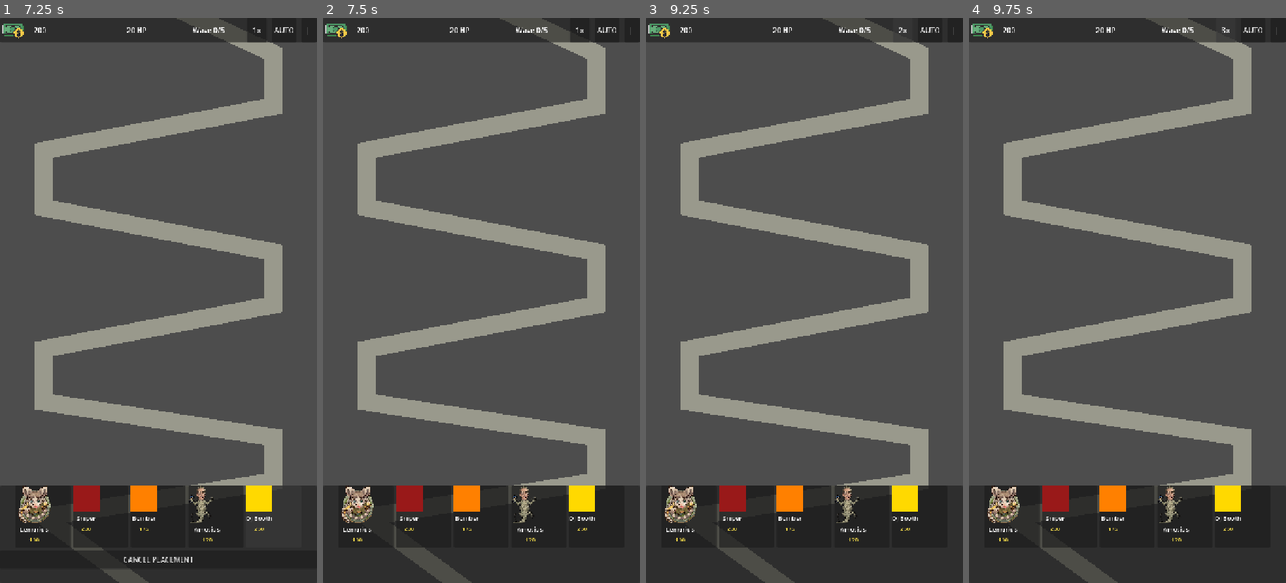
Above: before the commit, frames 1-4 (left to right).
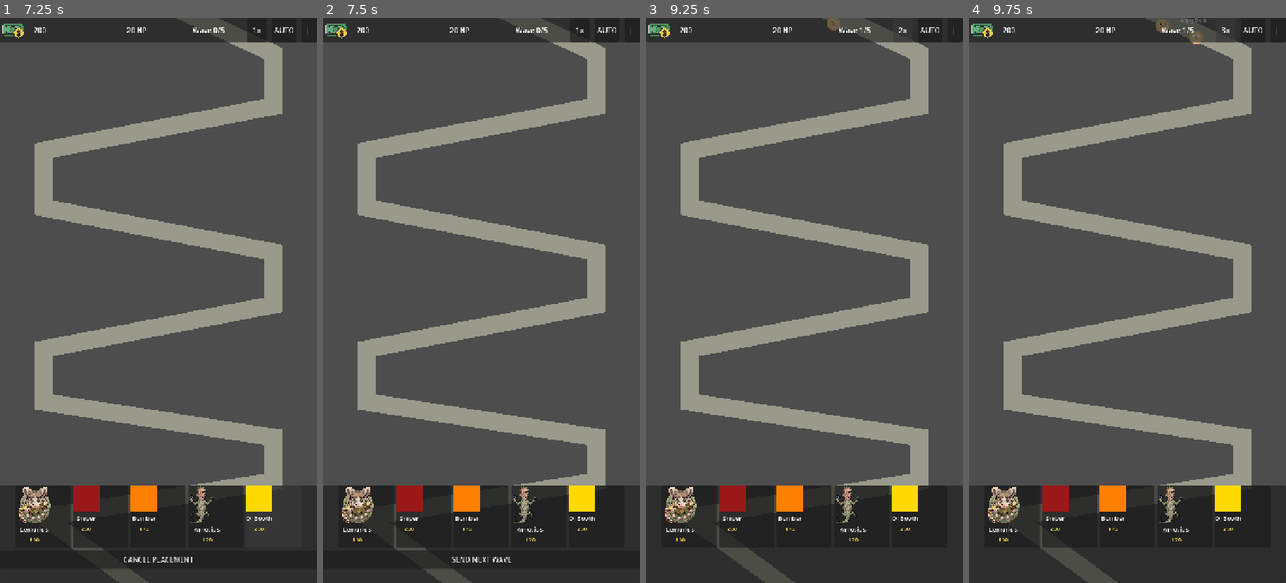
Above: after the commit, the same moments.

Repository: jgschobel/Tower-Defense-Game
Game: Godot game, scene res://scenes/ui/main_menu.tscn
Two runs of this game, one before a commit and one after it. Both use one fixed random seed, a clock stepped at 60 frames per second and the inputs below. The engine's default icon, where the game draws it, is replaced by a stand-in: a white triangle on a blue panel in a dark square.
Inputs (mouse positions are in pixels of both pictures, inside the frame that each line leads up to):
- Up to frame 1 (7.25 s): click "START RAUBZUG" at 0.5 s; click "Migros Affoltern - Aisle of D…" at 1.25 s; click "Skip..." at 2 s; click "LOS GEHT'S!" at 2.75 s; click (44, 515) at 3.52 s; click (101, 515) at 4.27 s; click (158, 515) at 5.02 s; click (215, 515) at 5.77 s; click (272, 515) at 6.52 s
- Up to frame 2 (7.5 s): click "CANCEL PLACEMENT" at 7.25 s
- Up to frame 3 (9.25 s): click (804, 560) at 8 s, where only the run after the commit has a clickable "SEND NEXT WAVE"; click "1x" at 8.75 s
- Up to frame 4 (9.75 s): click "2x" at 9.5 s

Frame 1 is identical in both runs. In frame 2, 0.4% of the frame differs, in the area x 23-60%, y 94-98%; in frame 3, less than 0.1%; in frame 4, 0.2%.

Commit message:
Fix wave button, food-shaped enemies, story screen flow
- SEND NEXT WAVE button now properly restores after tower placement
- set_placing(false) correctly shows wave button and hides cancel
- Story screen uses proper scene change (change_scene_to_file)
- Enemies now draw as actual food shapes:
  - Angry Brötli: golden bread roll with cross and angry eyes
  - Turbo Toblerone: triangular chocolate with eyes
  - Beefy Cervelat: thick sausage shape with skin lines
  - Dr. Rivella: red bottle with healing cross
  - Fliegende Fondue: round pot with cheese drips and steam
  - Der M-Teufel: big orange circle with horns, white M, evil red eyes
- Each enemy shows its name label above
- Slow/damage visual effects work with drawn enemies (node modulate)
- Removed AI generator files

Co-Authored-By: Claude Opus 4.6 (1M context) <noreply@anthropic.com>

Diff:
--- a/scripts/enemies/base_enemy.gd
+++ b/scripts/enemies/base_enemy.gd
@@ -54,8 +54,7 @@
 		if slow_timer <= 0.0:
 			slow_factor = 1.0
 			# Reset tint when slow wears off
-			if sprite:
-				sprite.modulate = _get_base_color()
+			modulate = Color.WHITE
 
 	# Move along path
 	var speed := move_speed * slow_factor
@@ -76,12 +75,11 @@
 	var actual_damage := maxf(1.0, amount - armor)
 	health -= actual_damage
 
-	# Flash white on hit, then restore to slow tint or base color
-	if sprite:
-		sprite.modulate = Color.WHITE
-		var tween := create_tween()
-		var restore_color := Color(0.6, 0.7, 1.0) if slow_factor < 1.0 else _get_base_color()
-		tween.tween_property(sprite, "modulate", restore_color, 0.15)
+	# Flash white on hit, then restore
+	modulate = Color(2.0, 2.0, 2.0)  # bright flash
+	var tween := create_tween()
+	var restore_color := Color(0.6, 0.7, 1.0) if slow_factor < 1.0 else Color.WHITE
+	tween.tween_property(self, "modulate", restore_color, 0.15)
 
 	if health <= 0.0:
 		die()
@@ -90,9 +88,8 @@
 func apply_slow(factor: float, duration: float) -> void:
 	slow_factor = factor
 	slow_timer = duration
-	# Tint blue-ish when slowed
-	if sprite:
-		sprite.modulate = Color(0.6, 0.7, 1.0, 1.0)
+	# Tint blue-ish when slowed (whole node including drawn shapes)
+	modulate = Color(0.6, 0.7, 1.0, 1.0)
 
 
 func show_hit_reaction() -> void:
@@ -158,10 +155,118 @@
 		sprite.texture = data.custom_texture
 		return
 
-	# Fallback: tint the default sprite
-	sprite.modulate = _get_base_color()
+	# Hide the default icon sprite — we draw food shapes instead
+	sprite.visible = false
+
+	# Add a name label
 	if data:
-		sprite.scale = Vector2.ONE * data.scale_factor
+		var label := Label.new()
+		label.text = data.display_name
+		label.add_theme_font_size_override("font_size", 10)
+		label.add_theme_color_override("font_color", Color.WHITE)
+		label.horizontal_alignment = HORIZONTAL_ALIGNMENT_CENTER
+		label.position = Vector2(-35, -45)
+		add_child(label)
+
+	queue_redraw()
+
+
+func _draw() -> void:
+	if not data:
+		# Fallback circle
+		draw_circle(Vector2.ZERO, 15.0, Color.RED)
+		return
+
+	if sprite and sprite.visible:
+		return  # Using a real texture, don't draw
+
+	var s := data.scale_factor
+	var c := data.base_color
+
+	match data.id:
+		"basic":
+			# Brötli (bread roll) - round golden bun
+			draw_circle(Vector2.ZERO, 16.0 * s, c)
+			draw_circle(Vector2.ZERO, 12.0 * s, Color(0.9, 0.78, 0.55))
+			# Cross on top
+			draw_line(Vector2(-6, -6) * s, Vector2(6, 6) * s, Color(0.7, 0.55, 0.3), 2.0)
+			draw_line(Vector2(6, -6) * s, Vector2(-6, 6) * s, Color(0.7, 0.55, 0.3), 2.0)
+			# Angry eyes
+			draw_circle(Vector2(-5, -3) * s, 2.5, Color.WHITE)
+			draw_circle(Vector2(5, -3) * s, 2.5, Color.WHITE)
+			draw_circle(Vector2(-5, -3) * s, 1.2, Color.BLACK)
+			draw_circle(Vector2(5, -3) * s, 1.2, Color.BLACK)
+		"fast":
+			# Toblerone - triangular chocolate bar
+			var tri := PackedVector2Array([
+				Vector2(0, -18) * s,
+				Vector2(-12, 12) * s,
+				Vector2(12, 12) * s,
+			])
+			draw_colored_polygon(tri, c)
+			draw_colored_polygon(tri, Color(0.65, 0.4, 0.2), PackedVector2Array(), null)
+			# Eyes
+			draw_circle(Vector2(-4, 0) * s, 2.0, Color.WHITE)
+			draw_circle(Vector2(4, 0) * s, 2.0, Color.WHITE)
+			draw_circle(Vector2(-4, 0) * s, 1.0, Color.BLACK)
+			draw_circle(Vector2(4, 0) * s, 1.0, Color.BLACK)
+		"tank":
+			# Cervelat (sausage) - thick oval
+			var rect := Rect2(Vector2(-22, -10) * s, Vector2(44, 20) * s)
+			draw_rect(rect, c, true)
+			# Rounded ends
+			draw_circle(Vector2(-22, 0) * s, 10.0 * s, c)
+			draw_circle(Vector2(22, 0) * s, 10.0 * s, c)
+			# Skin lines
+			draw_line(Vector2(-10, -8) * s, Vector2(-10, 8) * s, Color(0.6, 0.35, 0.25), 1.5)
+			draw_line(Vector2(10, -8) * s, Vector2(10, 8) * s, Color(0.6, 0.35, 0.25), 1.5)
+			# Angry face
+			draw_circle(Vector2(-5, -2) * s, 2.5, Color.WHITE)
+			draw_circle(Vector2(5, -2) * s, 2.5, Color.WHITE)
+			draw_circle(Vector2(-5, -2) * s, 1.2, Color.BLACK)
+			draw_circle(Vector2(5, -2) * s, 1.2, Color.BLACK)
+		"healer":
+			# Rivella bottle - red bottle shape
+			draw_rect(Rect2(Vector2(-8, -15) * s, Vector2(16, 30) * s), c, true)
+			draw_rect(Rect2(Vector2(-5, -22) * s, Vector2(10, 8) * s), Color(0.8, 0.15, 0.15), true)
+			# Label
+			draw_rect(Rect2(Vector2(-6, -5) * s, Vector2(12, 10) * s), Color.WHITE, true)
+			# Plus sign (healing)
+			draw_line(Vector2(0, -3) * s, Vector2(0, 3) * s, Color.RED, 2.0)
+			draw_line(Vector2(-3, 0) * s, Vector2(3, 0) * s, Color.RED, 2.0)
+		"flying":
+			# Fondue pot - round pot with cheese dripping
+			draw_circle(Vector2.ZERO, 14.0 * s, c)
+			draw_rect(Rect2(Vector2(-16, -4) * s, Vector2(32, 12) * s), Color(0.4, 0.35, 0.3), true)
+			# Cheese drips
+			draw_circle(Vector2(-8, 10) * s, 4.0 * s, Color(1, 0.9, 0.4))
+			draw_circle(Vector2(6, 12) * s, 3.0 * s, Color(1, 0.9, 0.4))
+			# Steam
+			draw_line(Vector2(-5, -14) * s, Vector2(-7, -22) * s, Color(1, 1, 1, 0.4), 1.5)
+			draw_line(Vector2(5, -14) * s, Vector2(7, -22) * s, Color(1, 1, 1, 0.4), 1.5)
+		"boss":
+			# M-Teufel - big orange M with horns
+			draw_circle(Vector2.ZERO, 25.0 * s, c)
+			# Horns
+			draw_line(Vector2(-12, -20) * s, Vector2(-18, -35) * s, Color(0.8, 0.2, 0), 4.0)
+			draw_line(Vector2(12, -20) * s, Vector2(18, -35) * s, Color(0.8, 0.2, 0), 4.0)
+			# M letter
+			draw_line(Vector2(-10, 8) * s, Vector2(-10, -5) * s, Color.WHITE, 3.0)
+			draw_line(Vector2(-10, -5) * s, Vector2(0, 3) * s, Color.WHITE, 3.0)
+			draw_line(Vector2(0, 3) * s, Vector2(10, -5) * s, Color.WHITE, 3.0)
+			draw_line(Vector2(10, -5) * s, Vector2(10, 8) * s, Color.WHITE, 3.0)
+			# Evil eyes
+			draw_circle(Vector2(-8, -8) * s, 4.0, Color(1, 1, 0))
+			draw_circle(Vector2(8, -8) * s, 4.0, Color(1, 1, 0))
+			draw_circle(Vector2(-8, -8) * s, 2.0, Color.RED)
+			draw_circle(Vector2(8, -8) * s, 2.0, Color.RED)
+		_:
+			# Unknown enemy - generic colored circle
+			draw_circle(Vector2.ZERO, 15.0 * s, c)
+			draw_circle(Vector2(-4, -3), 2.0, Color.WHITE)
+			draw_circle(Vector2(4, -3), 2.0, Color.WHITE)
+			draw_circle(Vector2(-4, -3), 1.0, Color.BLACK)
+			draw_circle(Vector2(4, -3), 1.0, Color.BLACK)
 
 
 func _get_base_color() -> Color:
--- a/scripts/ui/hud.gd
+++ b/scripts/ui/hud.gd
@@ -107,6 +107,10 @@
 	cancel_button.visible = placing
 	if placing:
 		next_wave_button.visible = false
+	else:
+		# Restore the wave button when done placing
+		cancel_button.visible = false
+		next_wave_button.visible = true
 
 
 func show_tower_info(tower: BaseTower) -> void:
